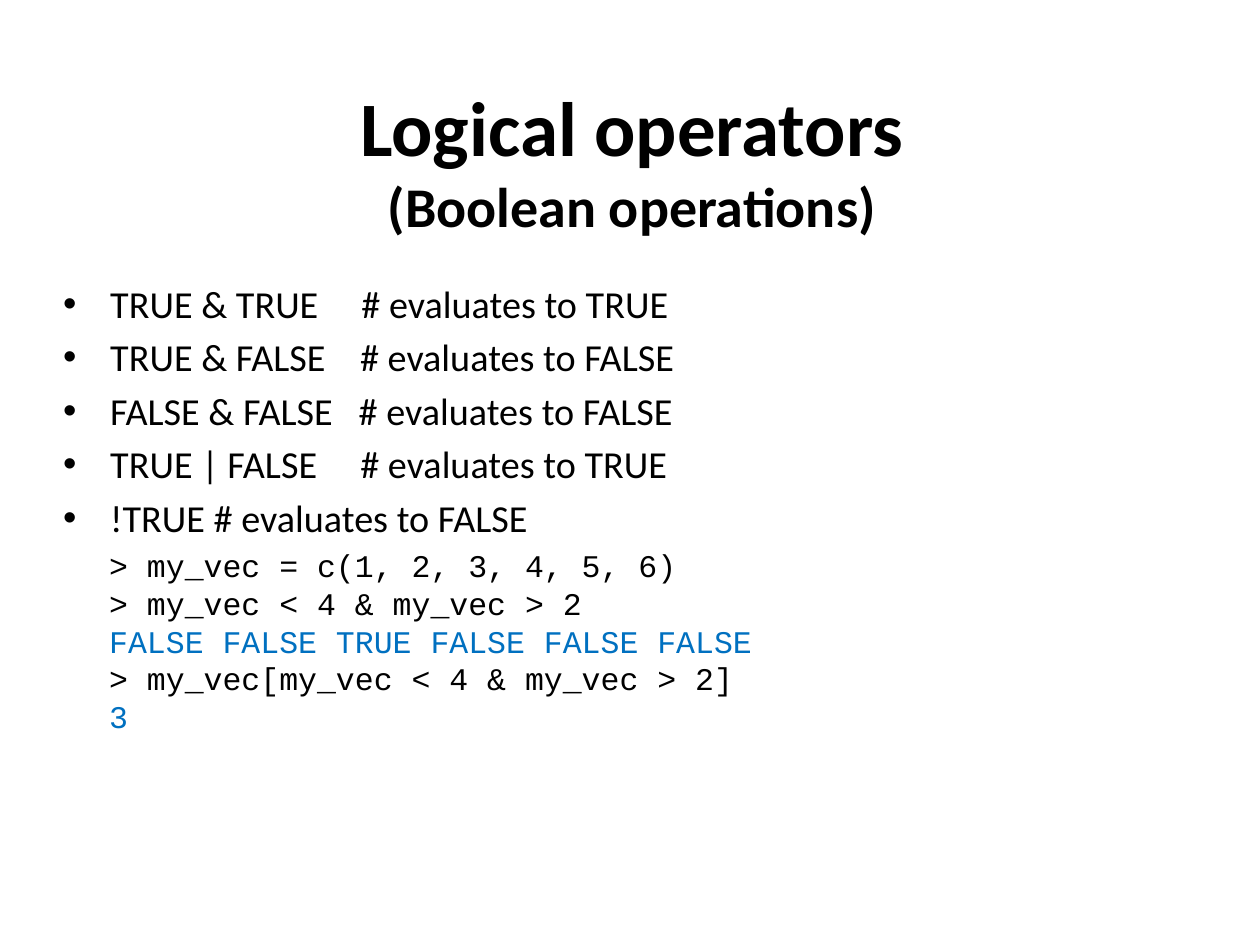
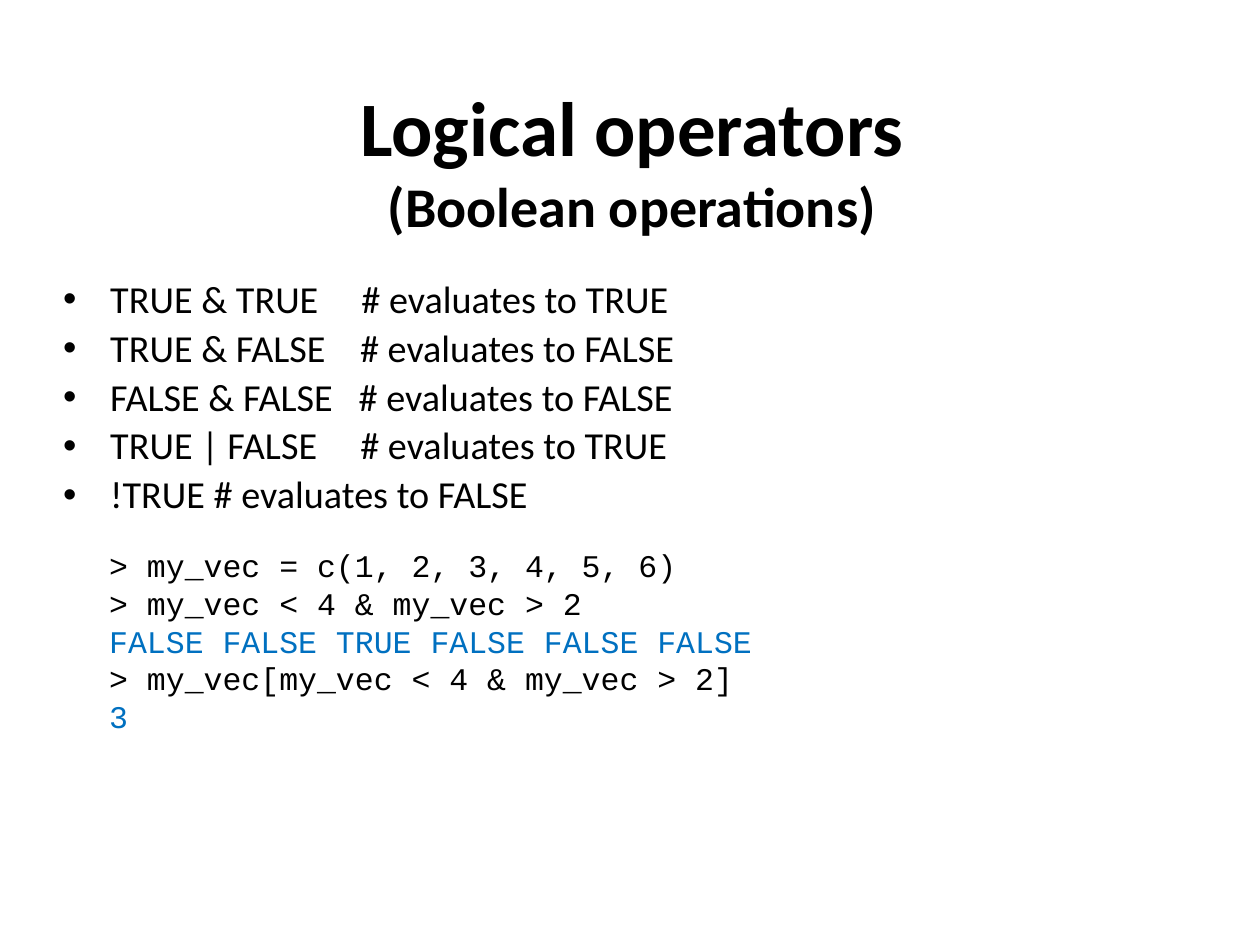
Before and after one commit to sraorao/IFPN_R_intro_MT2022, a slide deck: slide 26 of powerpoint/Session1.pptx. Drawn at 1260x945 pixels with LibreOffice and Linux fonts; fonts in the diff are those of the drawing. Boxes give left, top, right and bottom in pixels: in the first picture for what was removed or moved away, otherwise in the second. Text is boxed around its words. In the diff, an @@ line names an element or a change of style, - is before the commit and + after.

```diff
--- a/powerpoint/Session1.pptx
+++ b/powerpoint/Session1.pptx
@@ text "TRUE & TRUE # evaluates ..." at (110, 286, 674, 509): line spacing 1 to 0.9 @@
```
Also in this commit, not shown: 4 other slides changed, 1 other file.
